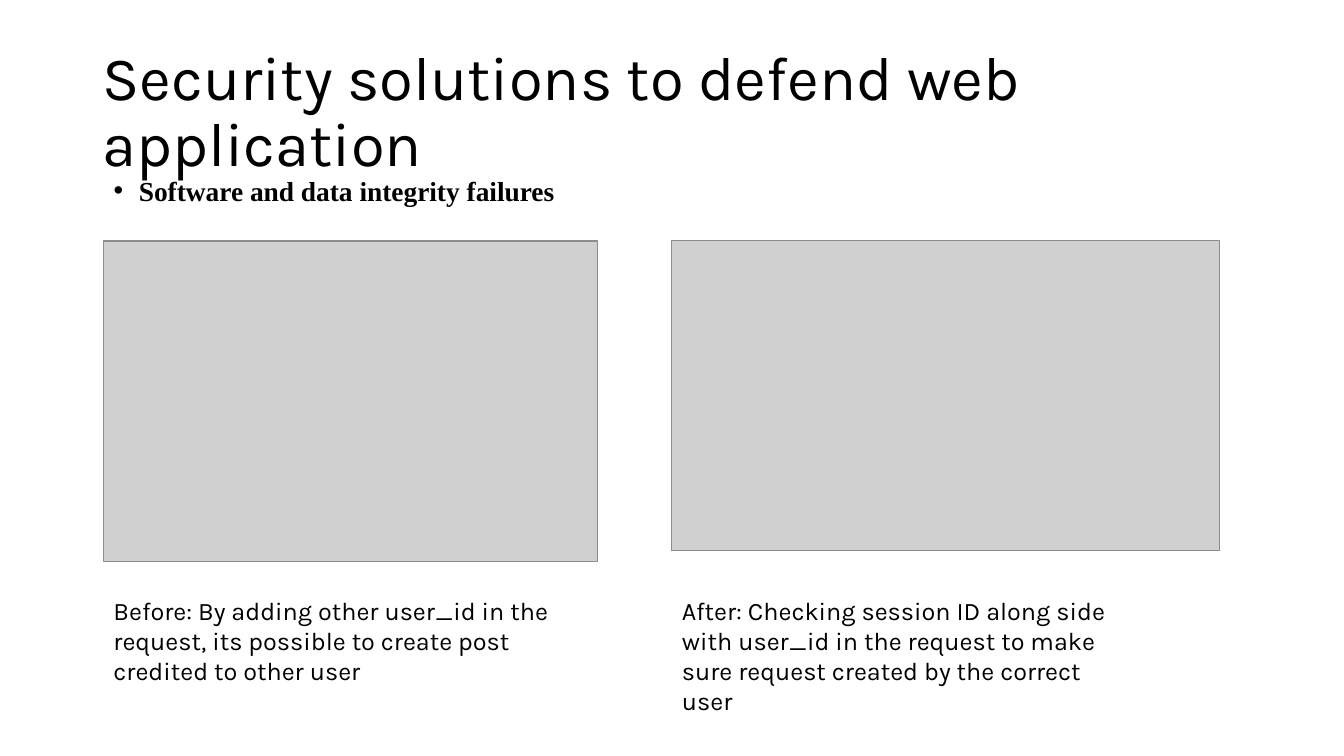
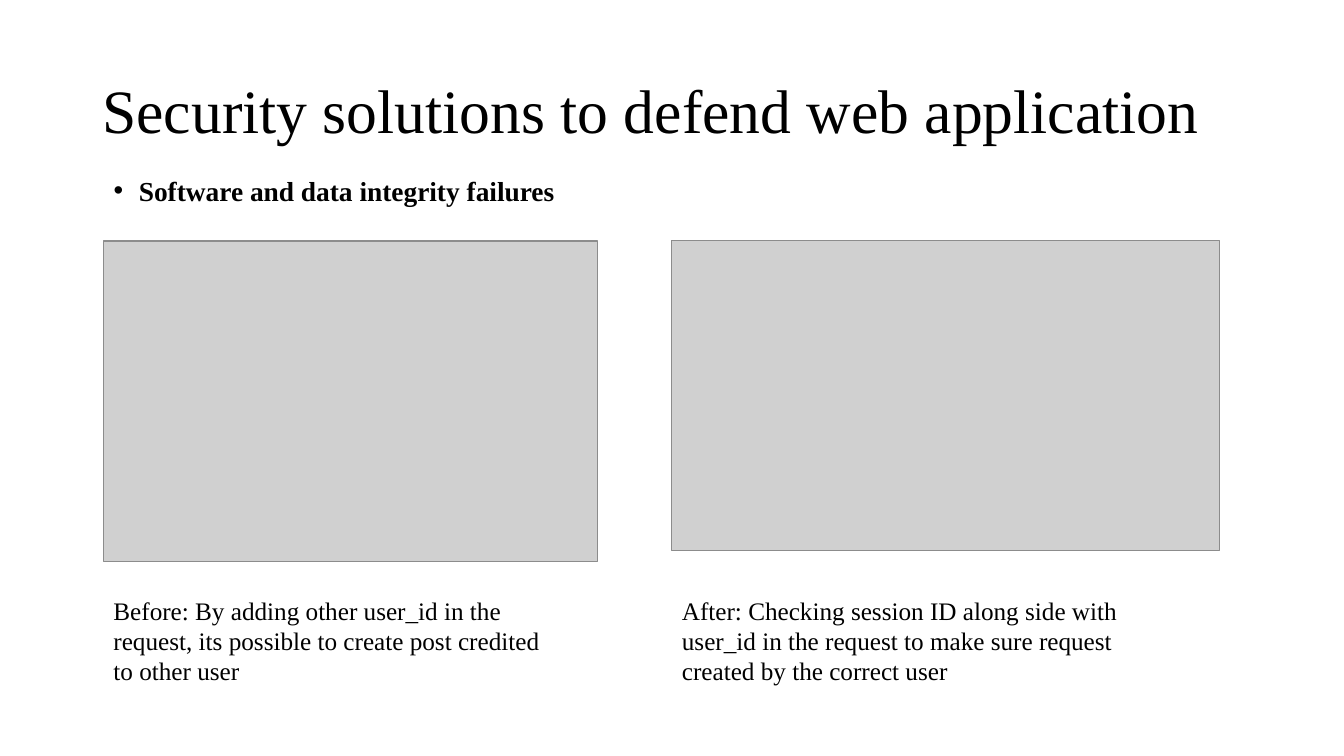
Before and after one commit to LeQA/VPBank-Hackathon, a slide deck: slide 10 of Cloud security challenge.pptm (slide 11 before the commit). Drawn at 1344x756 pixels with LibreOffice and Linux fonts; fonts in the diff are those of the drawing; grey boxes stand for pictures. Boxes give left, top, right and bottom in pixels: in the first picture for what was removed or moved away, otherwise in the second. Text is boxed around its words. In the diff, an @@ line names an element or a change of style, - is before the commit and + after.

```diff
--- a/Cloud security challenge.pptm
+++ b/Cloud security challenge.pptm
@@ font Karla to Times New Roman in 3 elements at (x1=102, y1=89, x2=1198, y2=144), (x1=113, y1=602, x2=539, y2=681), (x1=682, y1=602, x2=1117, y2=686) @@
```
Also in this commit, not shown: 13 other slides changed, 4 slides added, 1 slide removed, 1 other file.
